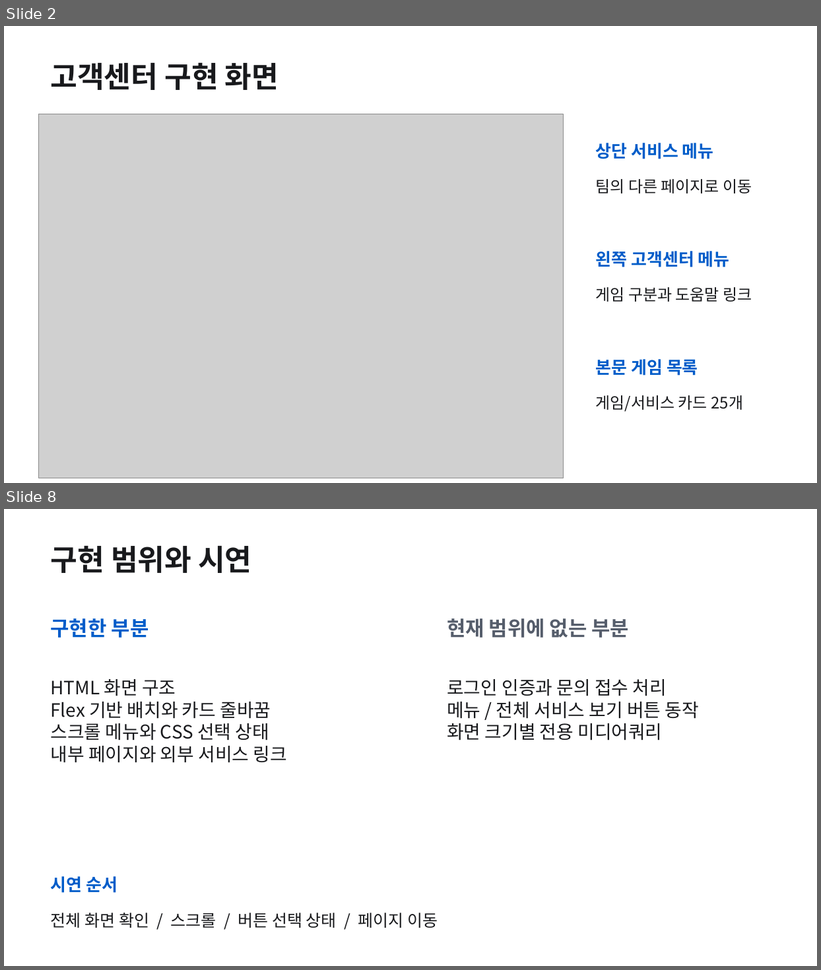
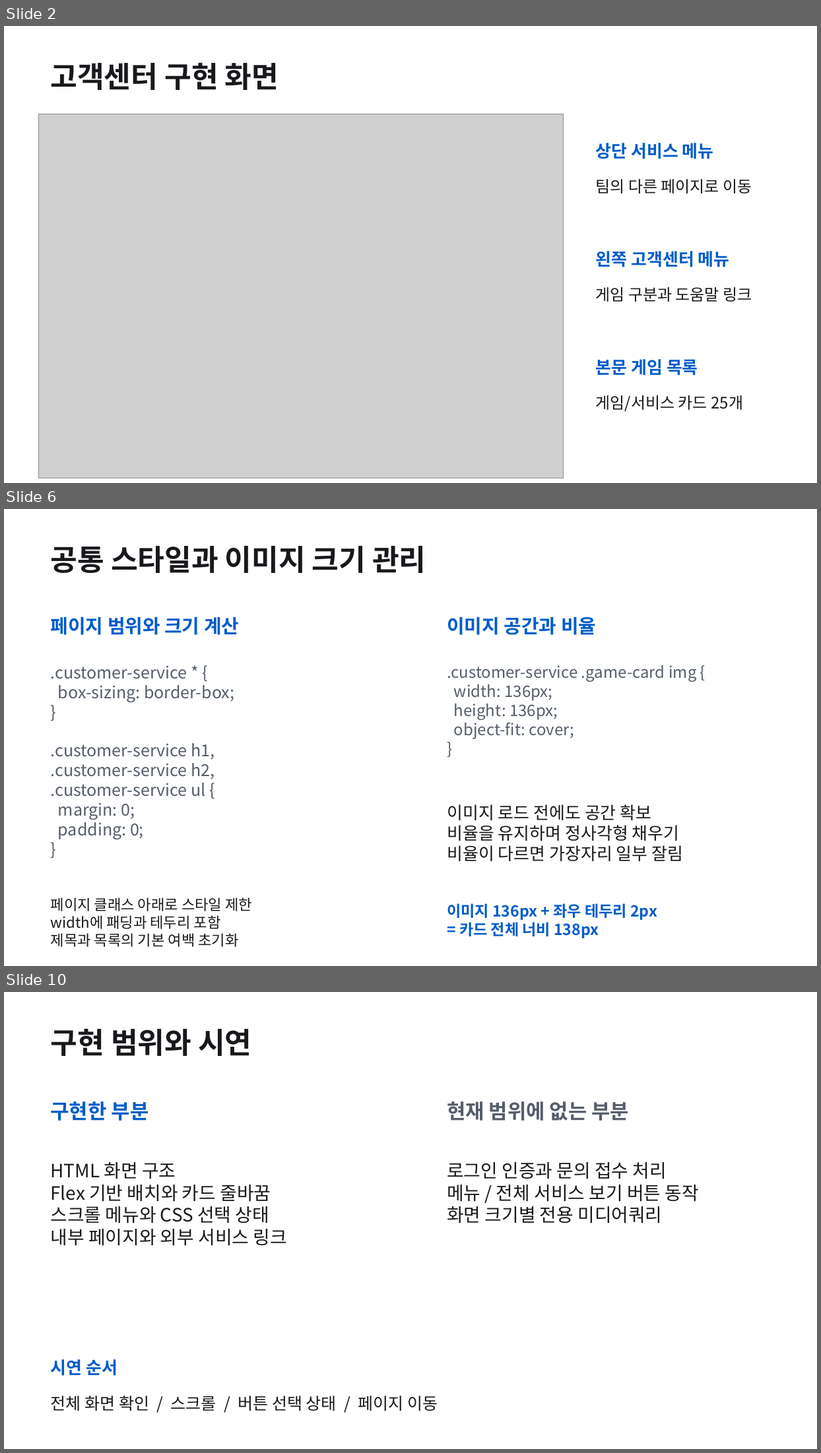
Before and after one commit to Cocode96/AX-web-clone, a slide deck: docs/presentation/customer-service.pptx. Shown one above the other, each under a label of ours: slides 2 and 8 before the commit, slides 2, 6 and 10 after it; the slides between them are not shown. The pictures are 821x970 and 821x1453 pixels, drawn with LibreOffice and Linux fonts; fonts in the diff are those of the drawing; grey boxes stand for pictures. Boxes give left, top, right and bottom in pixels: in the first picture for what was removed or moved away, otherwise in the second. Text is boxed around its words. In the diff, an @@ line names an element or a change of style, - is before the commit and + after.

```diff
--- a/docs/presentation/customer-service.pptx
+++ b/docs/presentation/customer-service.pptx
@@ slide 6 added at (x1=4, y1=509, x2=817, y2=966), background #FFFFFF @@
@@ text added at (x1=51, y1=546, x2=426, y2=573), 34.5 pt, text #18191C, bold @@
+공통 스타일과 이미지 크기 관리
@@ text added at (x1=51, y1=617, x2=239, y2=635), 22.5 pt, text #005CC9, bold @@
+페이지 범위와 크기 계산
@@ text added at (x1=447, y1=617, x2=596, y2=635), 22.5 pt, text #005CC9, bold @@
+이미지 공간과 비율
@@ text added at (x1=51, y1=665, x2=234, y2=840), 19.5 pt, text #555D6B @@
+.customer-service * {
+box-sizing: border-box;
+}
+.customer-service h1,
+.customer-service h2,
+.customer-service ul {
+margin: 0;
+padding: 0;
+}
@@ text added at (x1=447, y1=665, x2=696, y2=739), 18.8 pt, text #555D6B @@
+.customer-service .game-card img {
+width: 136px;
+height: 136px;
+object-fit: cover;
+}
@@ text added at (x1=447, y1=805, x2=684, y2=861), 20.2 pt, text #18191C @@
+이미지 로드 전에도 공간 확보
+비율을 유지하며 정사각형 채우기
+비율이 다르면 가장자리 일부 잘림
@@ text added at (x1=51, y1=898, x2=252, y2=947), 17.2 pt, text #18191C @@
+페이지 클래스 아래로 스타일 제한
+width에 패딩과 테두리 포함
+제목과 목록의 기본 여백 초기화
@@ text added at (x1=447, y1=904, x2=657, y2=939), 18 pt, text #005CC9, bold @@
+이미지 136px + 좌우 테두리 2px
+= 카드 전체 너비 138px
@@ what was slide 8 is now slide 10 @@
```
Also in this commit, not shown: 5 slides changed, 1 other slide added.
